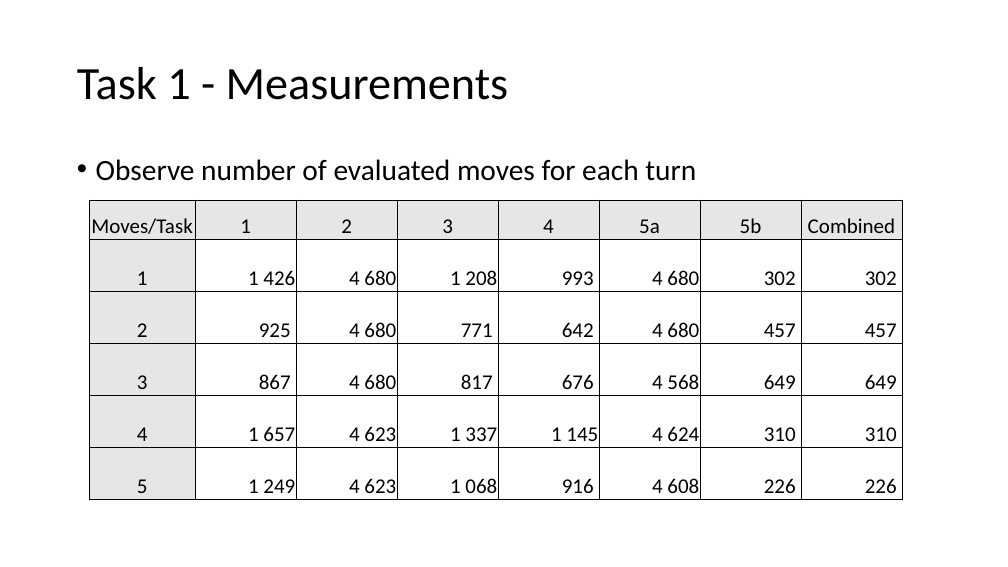
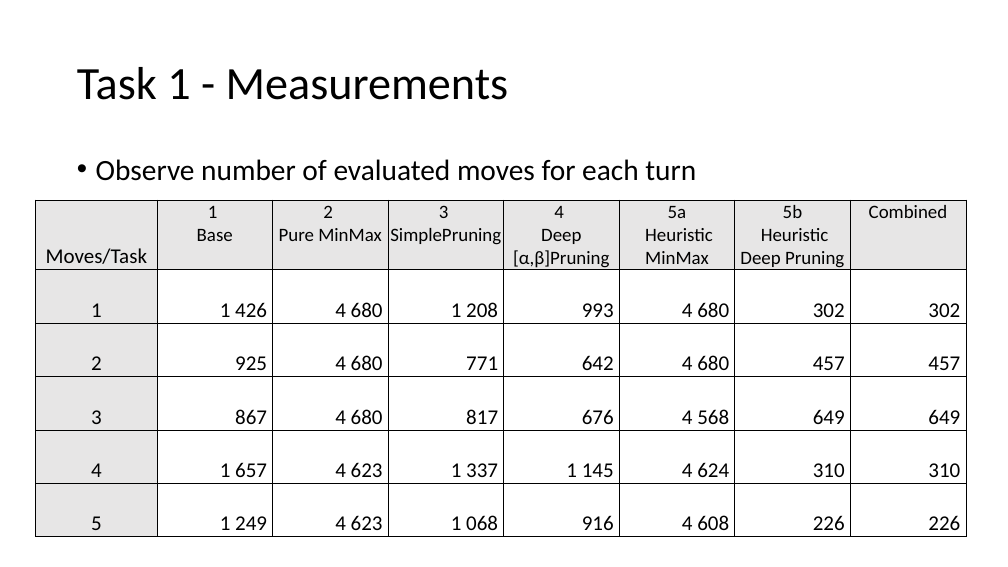
Before and after one commit to XaverB/connect-four, a slide deck: slide 24 of doc/ConnectFourPresentationDraft.pptx. Drawn at 1008x567 pixels with LibreOffice and Linux fonts; fonts in the diff are those of the drawing. Boxes give left, top, right and bottom in pixels: in the first picture for what was removed or moved away, otherwise in the second. Text is boxed around its words. In the diff, an @@ line names an element or a change of style, - is before the commit and + after.

Commit message:
added task name to comparison table

```diff
--- a/doc/ConnectFourPresentationDraft.pptx
+++ b/doc/ConnectFourPresentationDraft.pptx
@@ table at [36, 200, 966, 541] @@
-row 1: Moves/Task | 1 | 2 | 3 | 4 | 5a | 5b | Combined
+row 1: Moves/Task | 1 / Base | 2 / Pure MinMax | 3 / SimplePruning | 4 / Deep [α,β]Pruning | 5a / Heuristic MinMax | 5b / Heuristic Deep Pruning | Combined
@@ size 20 to 18 pt in "Combined" @@
@@ table: place and size @@
-table at [89, 200, 904, 504]
+table at [36, 200, 966, 541]
```
